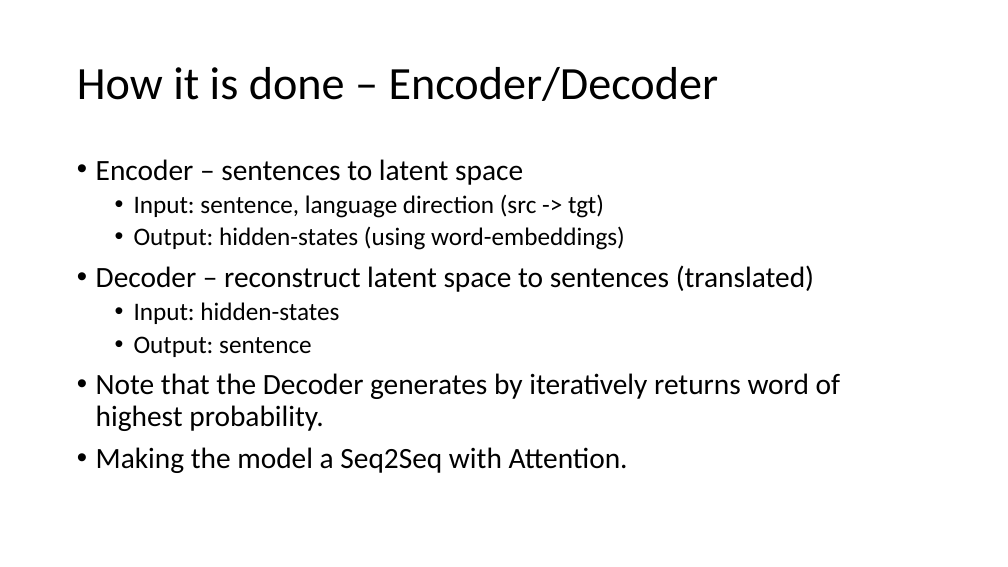
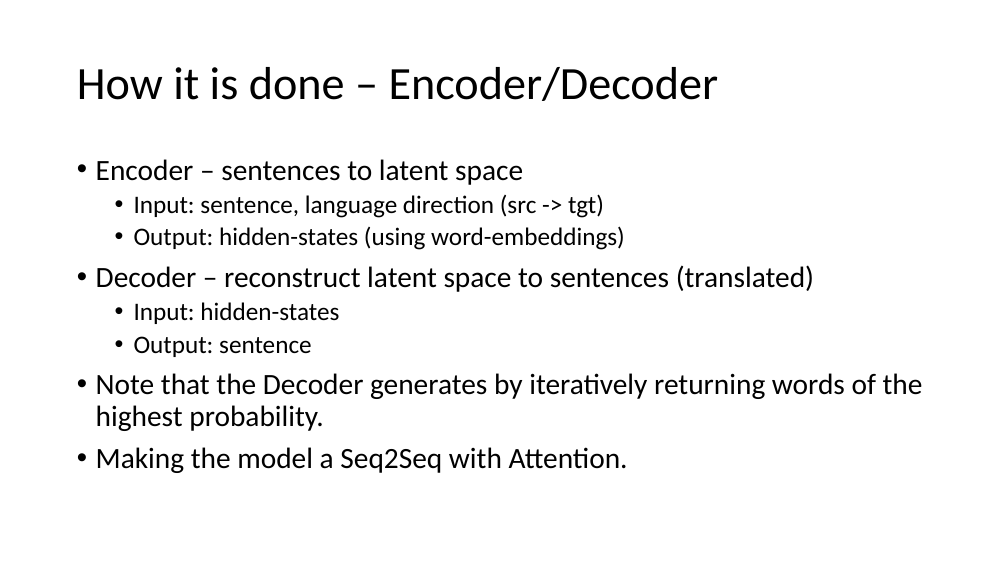
Before and after one commit to kensekense/unige, a slide deck: slide 6 of research_design/assignment1/Presentation_Ning_Tien-Tso.pptx (slide 5 before the commit). Drawn at 1008x567 pixels with LibreOffice and Linux fonts; fonts in the diff are those of the drawing. Boxes give left, top, right and bottom in pixels: in the first picture for what was removed or moved away, otherwise in the second. Text is boxed around its words. In the diff, an @@ line names an element or a change of style, - is before the commit and + after.

```diff
--- a/research_design/assignment1/Presentation_Ning_Tien-Tso.pptx
+++ b/research_design/assignment1/Presentation_Ning_Tien-Tso.pptx
@@ text at [96, 373, 923, 431]: text changed @@
-• Note that the Decoder generates by iteratively returns word of highest probability.
+• Note that the Decoder generates by iteratively returning words of the highest probability.
```
Also in this commit, not shown: 9 other slides changed, 5 slides added, 2 slides removed, 1 other file.
